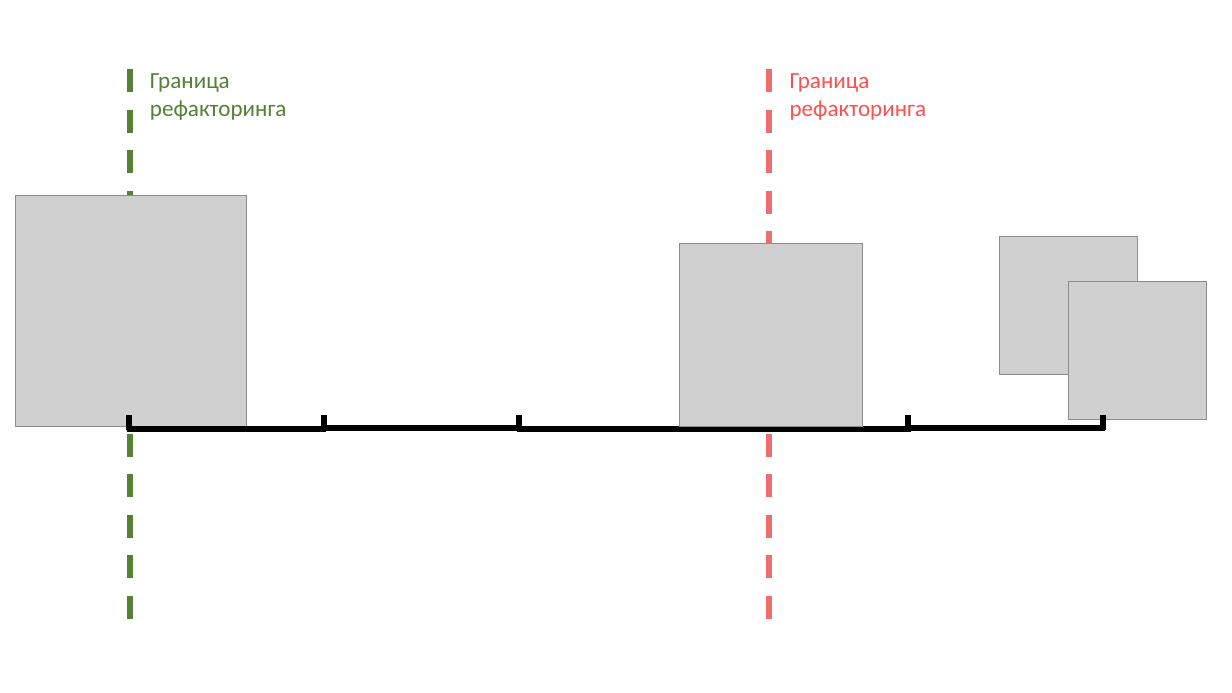
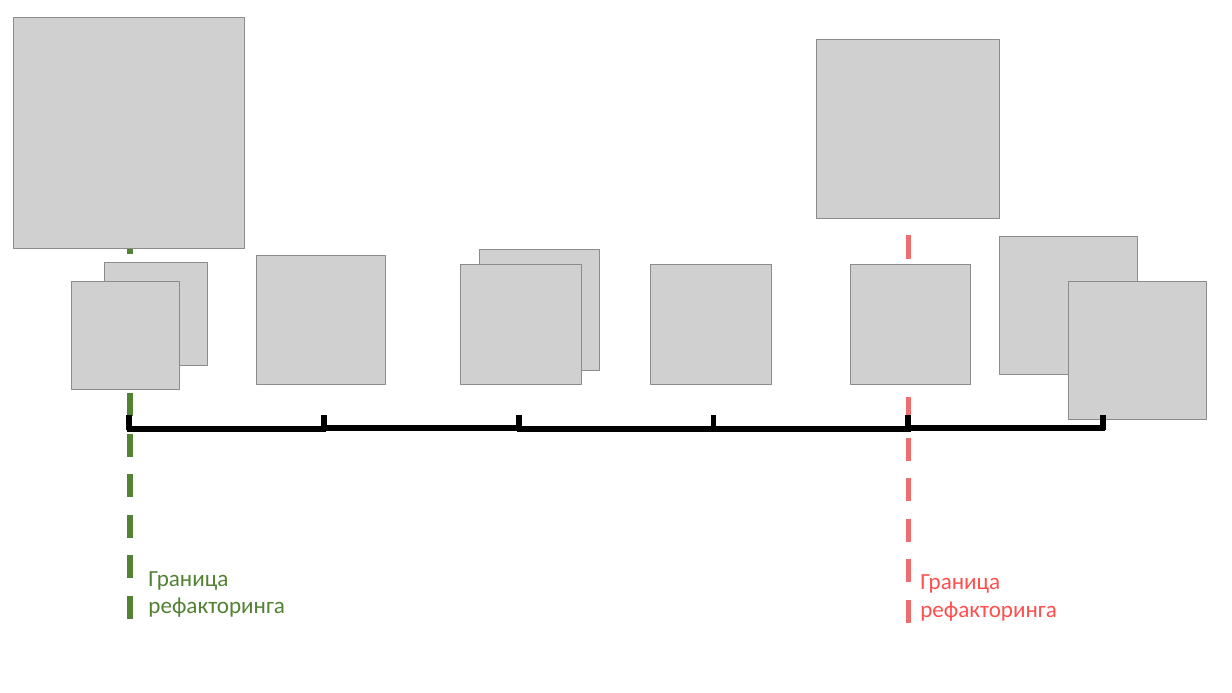
Before and after one commit to rkhaimov/brain-gym, a slide deck: slide 125 of Презентация.pptx. Drawn at 1232x693 pixels with LibreOffice and Linux fonts; fonts in the diff are those of the drawing; grey boxes stand for pictures. Boxes give left, top, right and bottom in pixels: in the first picture for what was removed or moved away, otherwise in the second. Text is boxed around its words. In the diff, an @@ line names an element or a change of style, - is before the commit and + after.

```diff
--- a/Презентация.pptx
+++ b/Презентация.pptx
@@ picture: place and size @@
-picture at [16, 196, 247, 427]
+picture at [14, 18, 245, 249]
@@ picture: place and size @@
-picture at [679, 243, 862, 426]
+picture at [816, 40, 999, 219]
@@ line moved from (770, 69) - (770, 624) to (909, 73) - (909, 628) @@
@@ group added at [72, 250, 971, 389]: 7 pictures @@
@@ text "Граница": place and size @@
-text "Граница" at [150, 73, 287, 120]
+text "Граница" at [148, 571, 285, 617]
@@ text "Граница": place and size @@
-text "Граница" at [790, 73, 927, 120]
+text "Граница" at [920, 574, 1057, 621]
```
Also in this commit, not shown: 2 other slides changed, 3 slides added, 3 slides removed, 3 other files.
